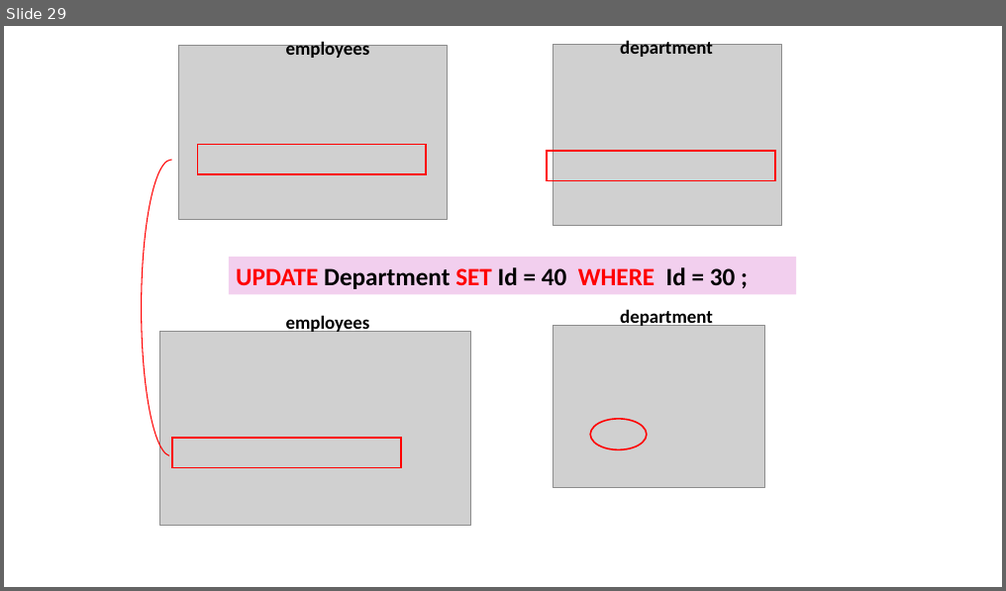
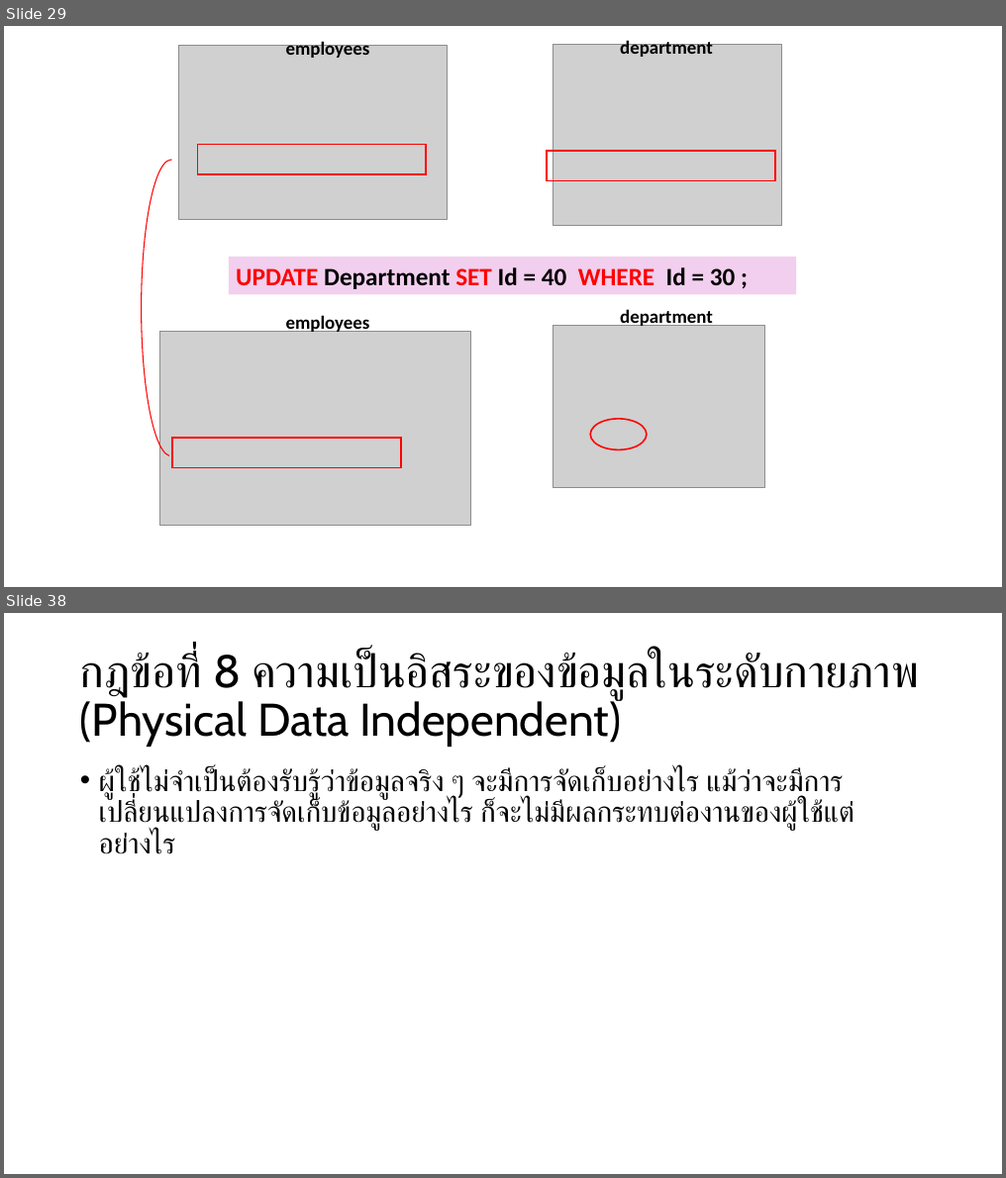
Before and after one commit to luckkrit/cos3103, a slide deck: public/pptx/db_constraint_codd_rule.pptx. Shown one above the other, each under a label of ours: slide 29 before the commit, slides 29 and 38 after it; the slides between them are not shown. The pictures are 1006x591 and 1006x1178 pixels, drawn with LibreOffice and Linux fonts; fonts in the diff are those of the drawing; grey boxes stand for pictures. Boxes give left, top, right and bottom in pixels: in the first picture for what was removed or moved away, otherwise in the second. Text is boxed around its words. In the diff, an @@ line names an element or a change of style, - is before the commit and + after.

```diff
--- a/public/pptx/db_constraint_codd_rule.pptx
+++ b/public/pptx/db_constraint_codd_rule.pptx
@@ slide 38 added at bbox=[4, 613, 1002, 1174], background #FFFFFF @@
@@ title added at bbox=[80, 651, 919, 747], 44 pt, text #000000 @@
+กฎข้อที่ 8 ความเป็นอิสระของข้อมูลในระดับกายภาพ (Physical Data Independent)
@@ text added at bbox=[99, 768, 855, 855], 28 pt, text #000000 @@
+• ผู้ใช้ไม่จำเป็นต้องรับรู้ว่าข้อมูลจริง ๆ จะมีการจัดเก็บอย่างไร แม้ว่าจะมีการเปลี่ยนแปลงการจัดเก็บข้อมูลอย่างไร ก็จะไม่มีผลกระทบต่องานของผู้ใช้แต่อย่างไร
```
Also in this commit, not shown: 13 slides changed, 12 other slides added.
